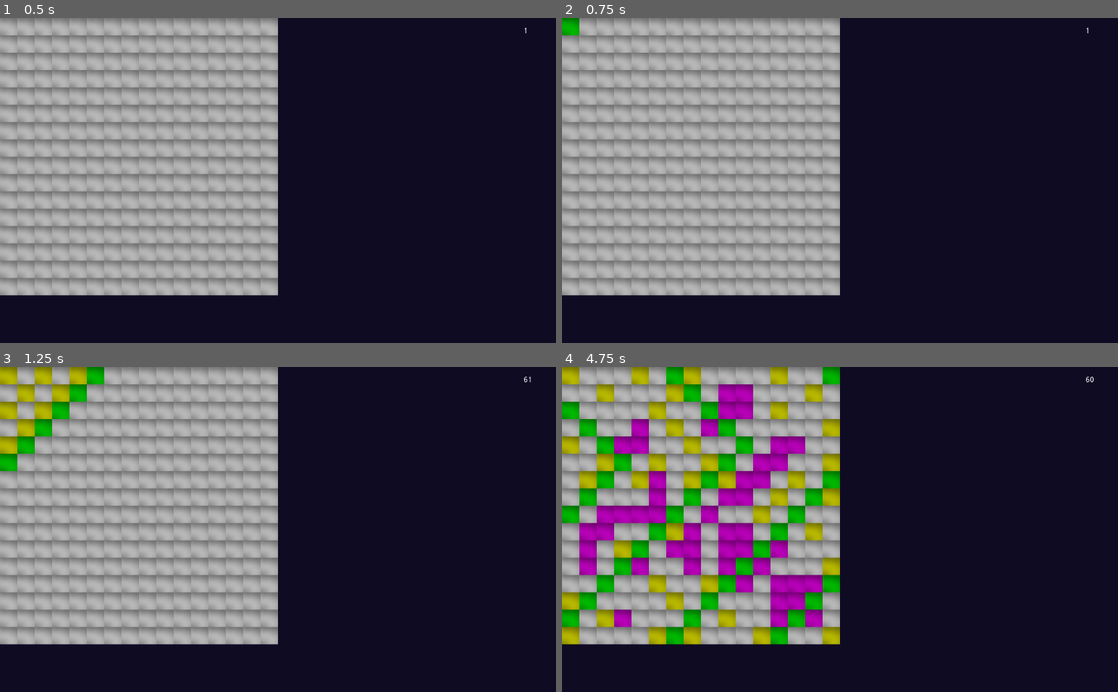
Above: before the commit, frames 1-4 (two rows, left to right).
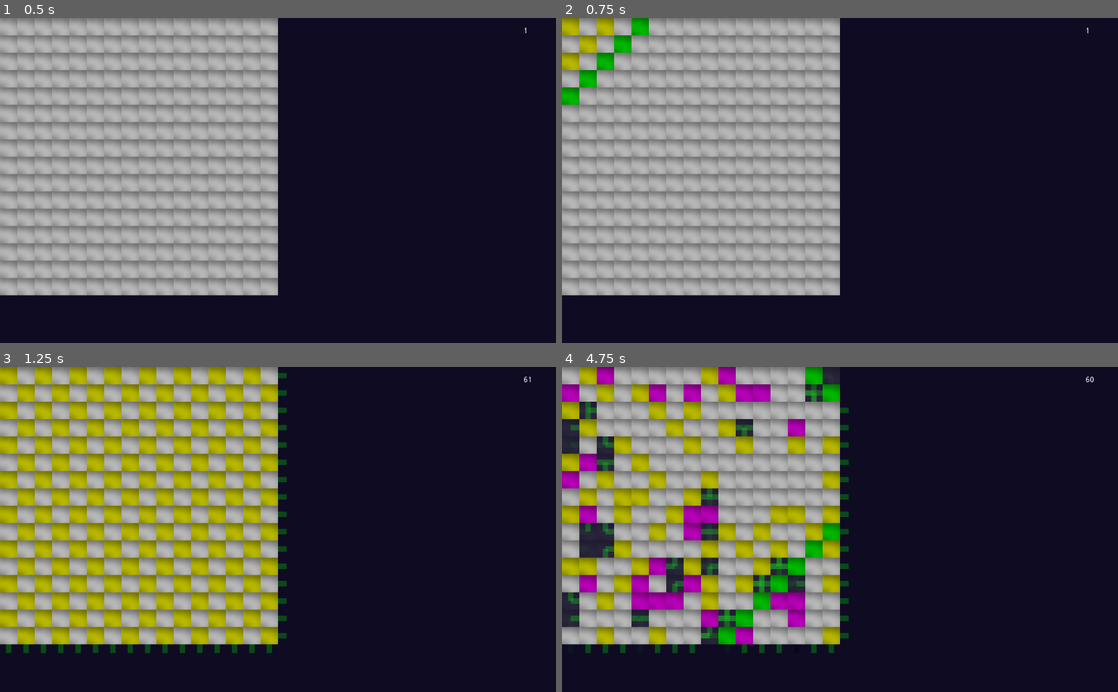
Above: after the commit, the same moments.

Repository: jonnelafin/Adjacency
Game: Godot game, scene res://Scenes/Main.tscn
Two runs of this game, one before a commit and one after it. Both use one fixed random seed, a clock stepped at 60 frames per second and the inputs below.
Inputs (mouse positions are in pixels of both pictures, inside the frame that each line leads up to):
- Up to frame 1 (0.5 s): no input
- Up to frame 2 (0.75 s): tap Enter at 0.5 s; move the mouse to (573, 27) at 0.52 s; click (573, 27) at 0.67 s
- Up to frame 3 (1.25 s): no input
- Up to frame 4 (4.75 s): move the mouse to (573, 393) at 1.27 s; click (573, 393) at 1.42 s; move the mouse to (573, 409) at 2.02 s; click (573, 409) at 2.17 s; move the mouse to (573, 428) at 2.77 s; click (573, 428) at 2.92 s; move the mouse to (573, 445) at 3.52 s; click (573, 445) at 3.67 s; move the mouse to (573, 461) at 4.27 s; click (573, 461) at 4.42 s

Frame 1 is identical in both runs. In frame 2, 1.5% of the frame differs, in the area x 0-16%, y 0-27%; in frame 3, 22%; in frame 4, 29%, in the area x 0-52%, y 0-89%.

Commit message:
bauty

Diff:
--- a/Assets/Tiles/TileBasic.gd
+++ b/Assets/Tiles/TileBasic.gd
@@ -125,6 +125,14 @@
 	for n in neigh:
 		sum += n.state
 	match sum:
+		-4:
+			state = 0
+		-3:
+			state = -1
+		-2:
+			state = -1
+		-1:
+			state = 0
 		0:
 			state = 1
 		1:
@@ -132,9 +140,9 @@
 		2:
 			state = 0
 		3:
-			state = 0
+			state = 2
 		4:
-			state = 2
+			state = -1
 		5:
 			state = 0
 		6:
@@ -154,3 +162,4 @@
 	if numop < 1:
 		processing = false
 	emit_signal("gen_ready")
+	genConnectors()
--- a/Assets/Tiles/TileBasic.tscn
+++ b/Assets/Tiles/TileBasic.tscn
@@ -45,5 +45,5 @@
 default_color = Color( 0.00392157, 0.729412, 0.0470588, 0.356863 )
 
 [node name="Timer" type="Timer" parent="."]
-wait_time = 0.1
+wait_time = 0.001
 one_shot = true
Not shown, added: Export/html/Adjacency.png.import
Not shown, added: Export/html/favicon.png.import
Not shown, added: export_presets.cfg
Not shown, added: Export/html/Adjacency.pck
Not shown, added: Export/html/Adjacency.png
Not shown, added: Export/html/Adjacency.wasm
Not shown, added: Export/html/favicon.png
Not shown, added: Export/lin/Adjacency.x86_64
Not shown, added: Export/win/Adjacency.exe
